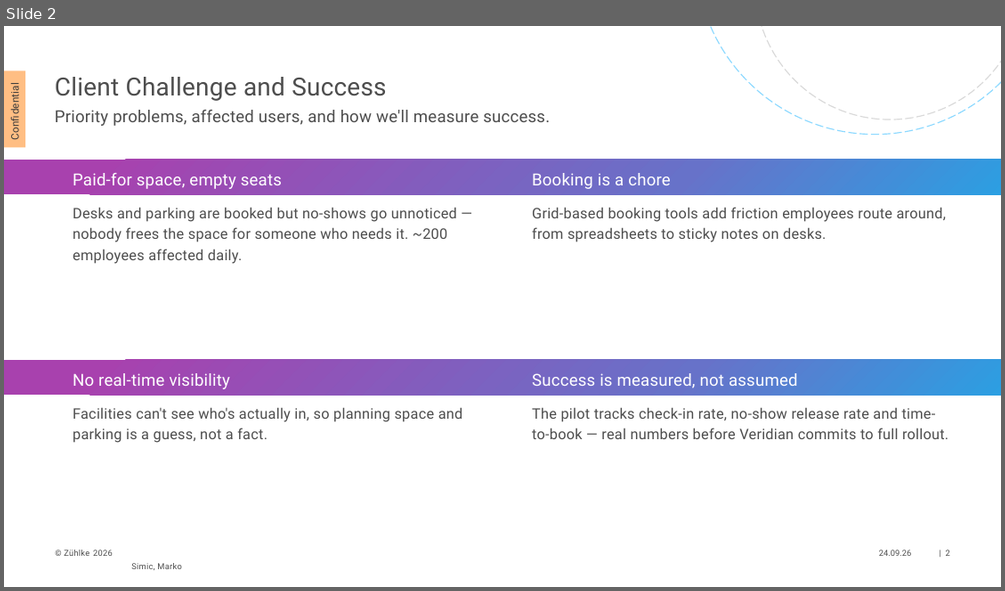
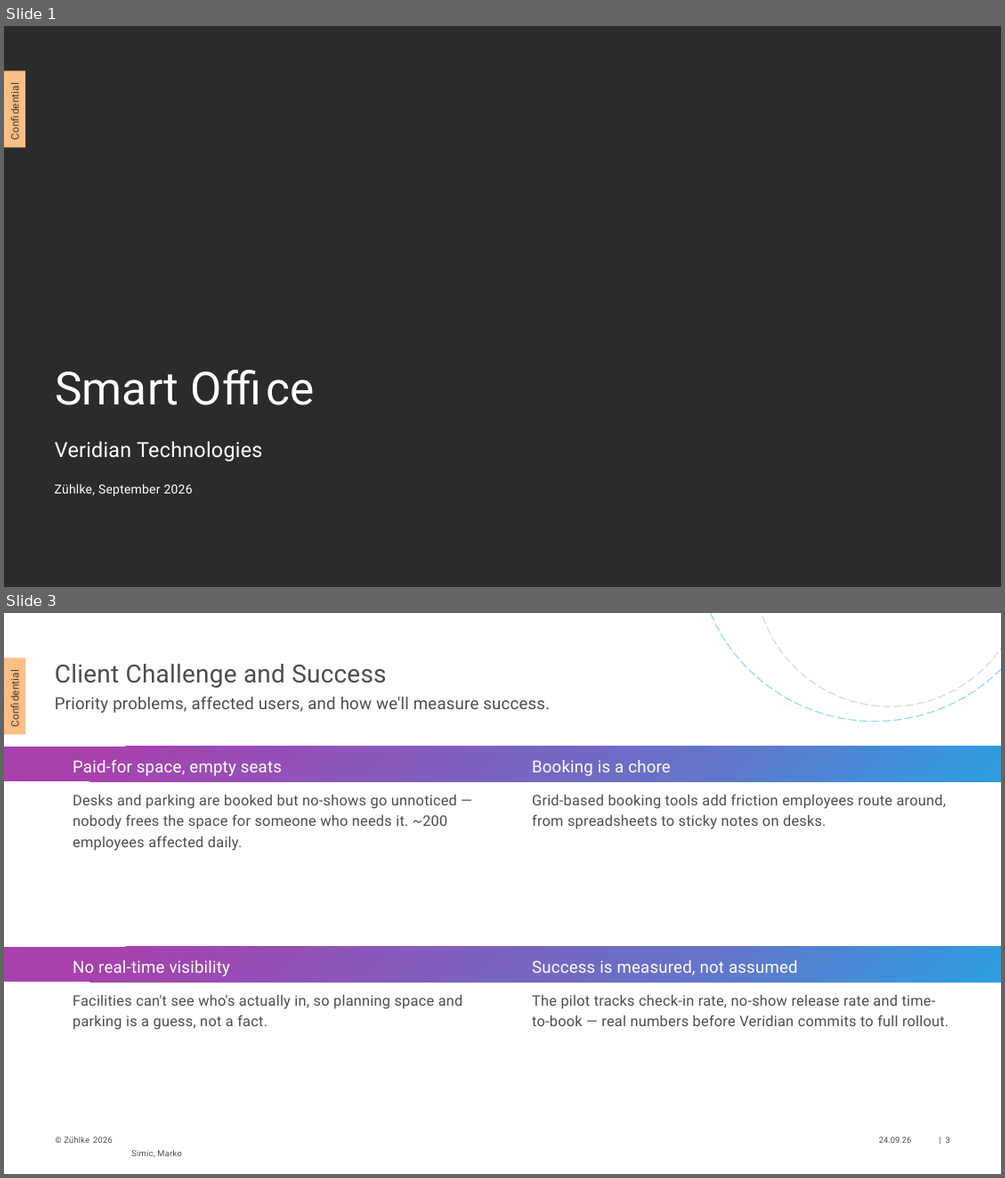
Before and after one commit to mirm-x/smart-office, a slide deck: docs/proposal/bid-deck/smart-office-client-proposal.pptx. Shown one above the other, each under a label of ours: slide 2 before the commit, slides 1 and 3 after it; the slides between them are not shown. The pictures are 1005x591 and 1005x1178 pixels, drawn with LibreOffice and Linux fonts; fonts in the diff are those of the drawing; background and template pictures are left out; a plain dark background stands for a picture behind light text. Boxes give left, top, right and bottom in pixels: in the first picture for what was removed or moved away, otherwise in the second. Text is boxed around its words. In the diff, an @@ line names an element or a change of style, - is before the commit and + after.

```diff
--- a/docs/proposal/bid-deck/smart-office-client-proposal.pptx
+++ b/docs/proposal/bid-deck/smart-office-client-proposal.pptx
@@ slide 1 added at (4,26,1001,587), background picture (left out); not listed: 1 template element that a slide beside it also shows @@
@@ title added at (55,370,315,405), 44 pt, text #FFFFFF @@
+Smart Office
@@ subtitle added at (55,441,262,461), 20 pt, text #FFFFFF @@
+Veridian Technologies
@@ text added at (55,483,193,496), 12 pt, text #FFFFFF @@
+Zühlke, September 2026
@@ what was slide 2 is now slide 3 @@
```
Also in this commit, not shown: 6 slides changed, 1 slide removed.
